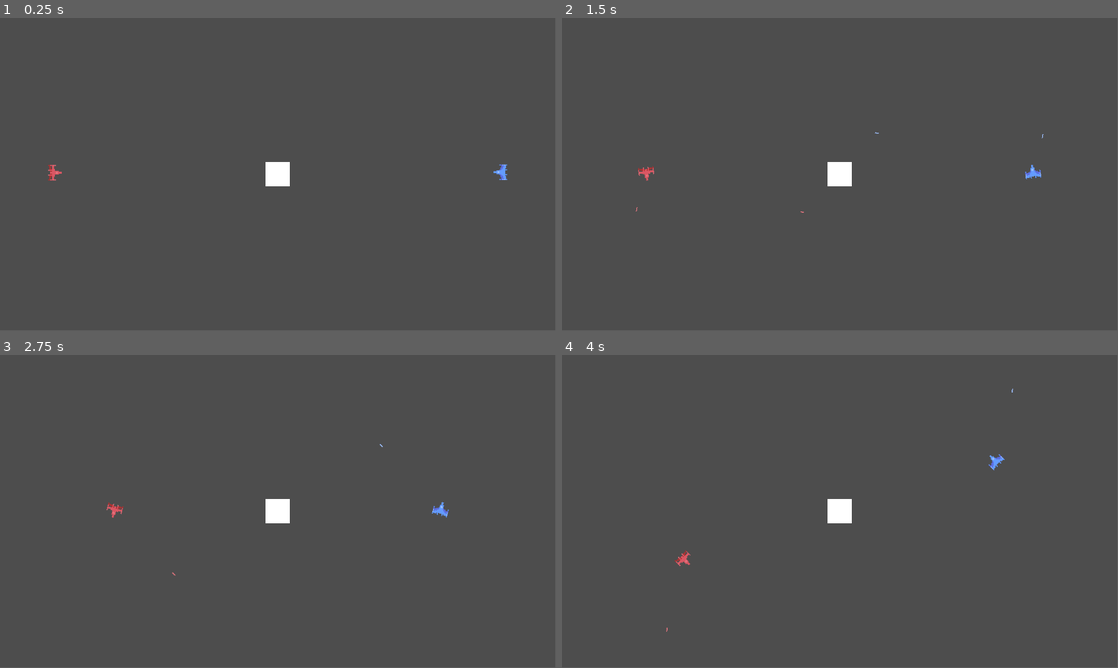
Above: before the commit, frames 1-4 (two rows, left to right).
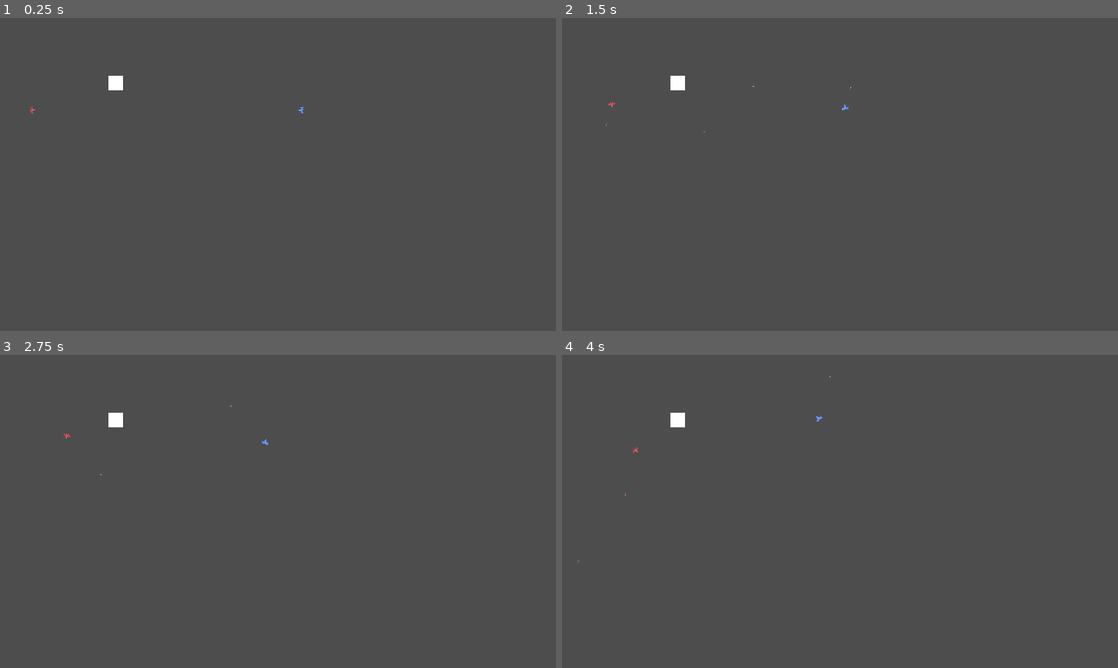
Above: after the commit, the same moments.

Repository: Tarnest/Spacewar-Clone
Game: Godot game, scene res://Game/game.tscn
Two runs of this game, one before a commit and one after it. Both use one fixed random seed, a clock stepped at 60 frames per second and the inputs below. This scene is started directly instead of the project's main scene.
Inputs:
- Up to frame 1 (0.25 s): no input
- Up to frame 2 (1.5 s): hold D (rotate_right) 0.53-1.28 s; tap Space (shoot) at 0.6, 1.35 s; hold A (rotate_left) from 1.28 s (still down)
- Up to frame 3 (2.75 s): release A (rotate_left) at 2.03 s; hold D (rotate_right) from 2.03 s (still down); tap Up (thrust_forward2) at 2.1 s; tap Space (shoot) at 2.3 s
- Up to frame 4 (4 s): release D (rotate_right) at 2.78 s; hold W (thrust_forward) 2.78-3.53 s; tap Space (shoot) at 2.85, 3.6 s; hold A (rotate_left) from 3.53 s (still down)
In our replay, the window is 799x449 before the commit and 800x450 after it. These sizes can differ from the game's own. Grey fills any space a smaller window leaves; there, only what the larger window draws over its background counts as a difference.

The runs differ from the first frame. In frame 1, 0.6% of the frame differs, in the area x 5-92%, y 18-54%; in frame 2, 0.6%, in the area x 7-87%, y 18-63%; in frame 3, 0.6%; in frame 4, 0.6%.
Error in both runs: Out of bounds get index '0' (on base: 'PackedInt32Array') (res://Game/game.gd:10)

Commit message:
added scaling for player and menus

Diff:
--- a/Game/game.gd
+++ b/Game/game.gd
@@ -1,7 +1,7 @@
 extends Node2D
 
 signal point(to)
-
+@onready var player1 = $Player1
 @onready var player2 = $Player2
 var hit_emitted = false
 
@@ -10,6 +10,10 @@
 		player2.set_multiplayer_authority(multiplayer.get_peers()[0])
 	else:
 		player2.set_multiplayer_authority(multiplayer.get_unique_id())
+
+	var screen_size = get_viewport().size
+	player1.position = Vector2(player1.scale.x * 32, screen_size.y / 2)
+	player2.position = Vector2(screen_size.x - player1.scale.x * 32, screen_size.y / 2)
 
 
 func _on_player_1_hit():
--- a/Player/player.gd
+++ b/Player/player.gd
@@ -24,6 +24,8 @@
 	if black_hole != null:
 		black_hole_pos = black_hole.position
 
+	scale *= screen_size.y / (20.25 * 32)
+	speed *= scale.x
 
 
 func _physics_process(delta):
@@ -89,7 +91,7 @@
 func shoot():
 	# TODO: create a bullet delay
 	var b = bullet.instantiate()
-	b.start(global_position + Vector2(30, 0).rotated(rotation), rotation, player_type)
+	b.start(global_position + Vector2(32 * scale.x, 0).rotated(rotation), rotation, player_type)
 	if game != null:
 		game.call_deferred("add_child", b , true)
 
--- a/project.godot
+++ b/project.godot
@@ -14,6 +14,15 @@
 run/main_scene="res://Main/main.tscn"
 config/features=PackedStringArray("4.2", "Forward Plus")
 config/icon="res://icon.svg"
+
+[display]
+
+window/size/viewport_width=1920
+window/size/viewport_height=1080
+window/size/mode=3
+window/size/resizable=false
+window/stretch/mode="viewport"
+window/stretch/aspect="expand"
 
 [input]
 
Not shown, changed: export_presets.cfg
